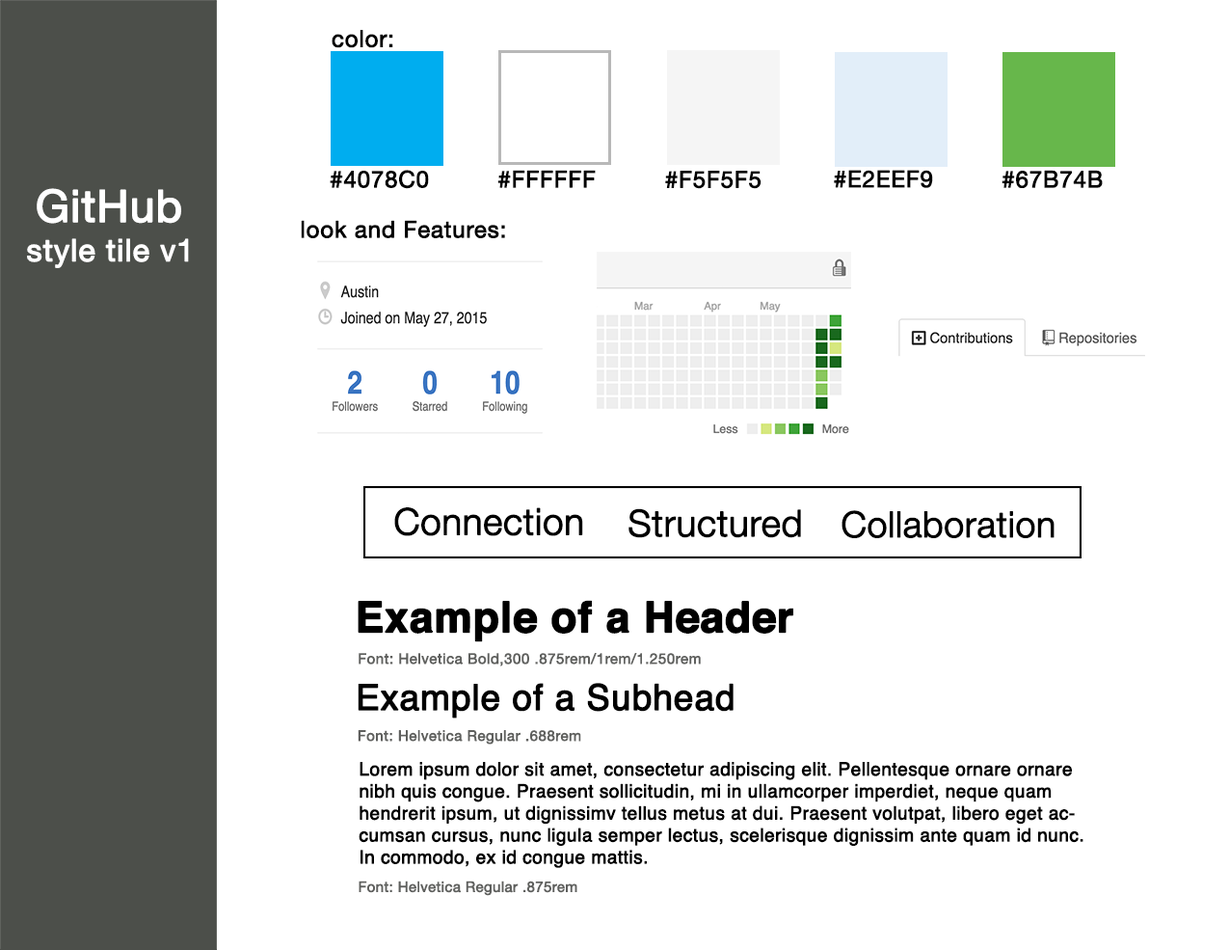
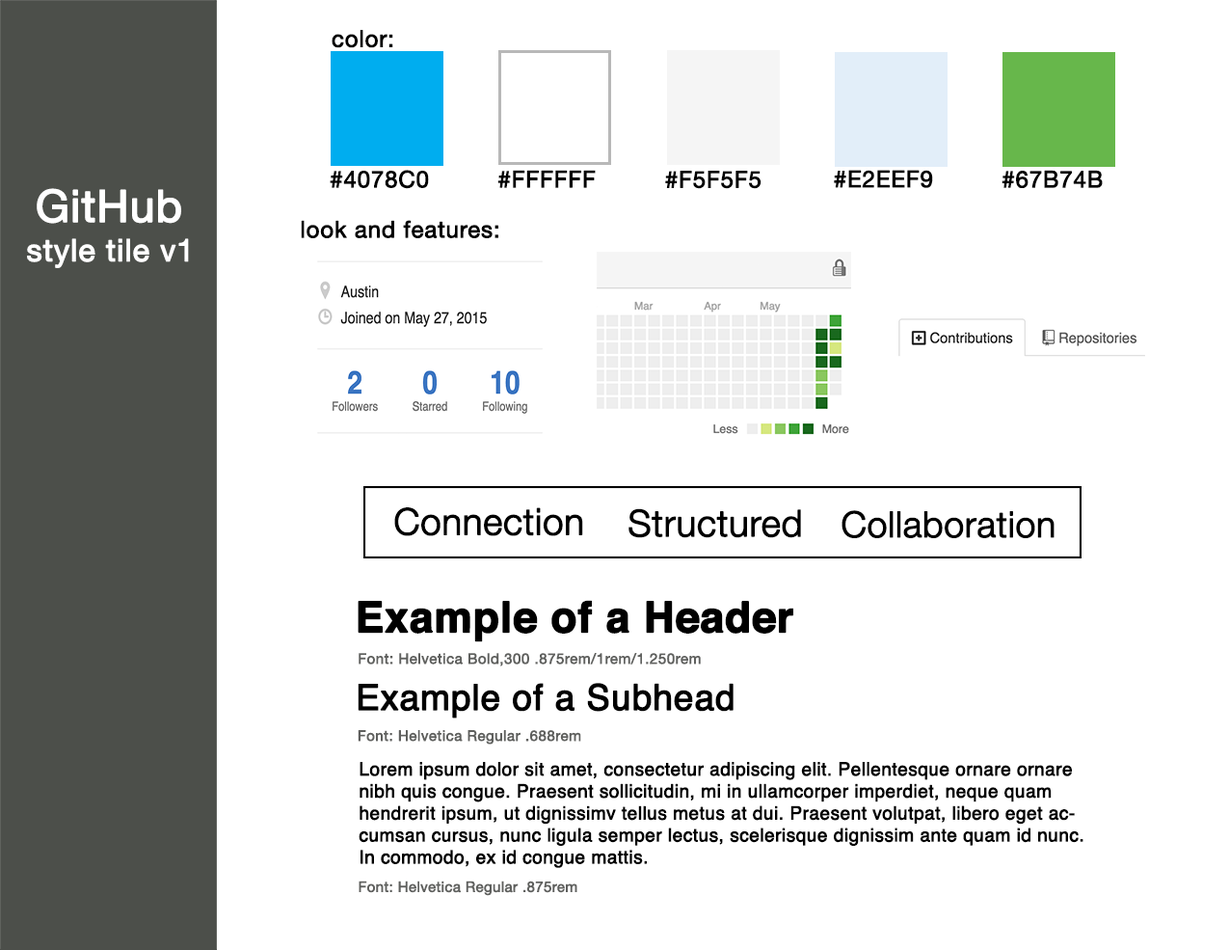
Layer changes from the first 1229×950 image to the second:
renamed "look and Features:" to "look and features:", painted on it over [403, 219, 506, 239]
